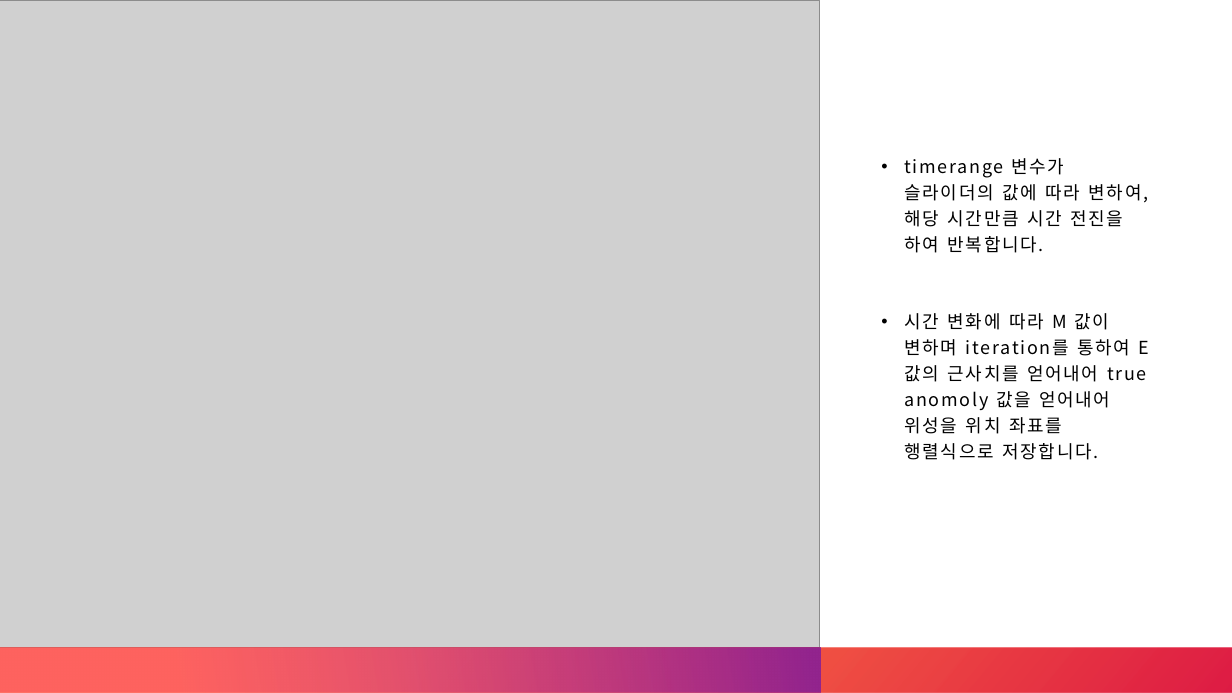
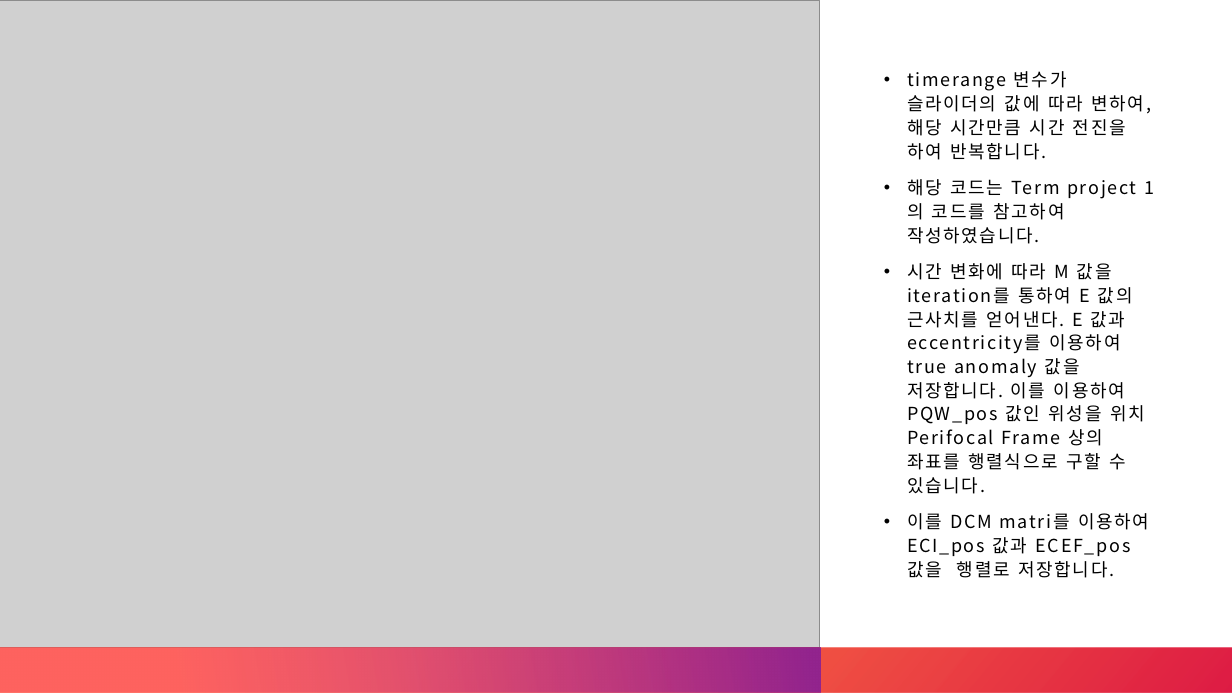
Before and after one commit to jinjiins/Lee_Seungjin_21011323, a slide deck: slide 3 of Astronamics이승진(21011323).pptx. Drawn at 1232x693 pixels with LibreOffice and Linux fonts; fonts in the diff are those of the drawing; grey boxes stand for pictures. Boxes give left, top, right and bottom in pixels: in the first picture for what was removed or moved away, otherwise in the second. Text is boxed around its words. In the diff, an @@ line names an element or a change of style, - is before the commit and + after.

```diff
--- a/Astronamics이승진(21011323).pptx
+++ b/Astronamics이승진(21011323).pptx
@@ text "timerange 변수가 슬라이더의 값에 따라 ...": place and size @@
-text "timerange 변수가 슬라이더의 값에 따라 ..." at bbox=[904, 158, 1150, 460]
+text "timerange 변수가 슬라이더의 값에 따라 ..." at bbox=[907, 71, 1149, 578]
@@ text at bbox=[907, 71, 1144, 160]: line spacing 1.2 to 1.1 @@
@@ text at bbox=[907, 179, 1149, 578]: text changed @@
-• 시간 변화에 따라 M 값이 변하며 iteration를 통하여 E 값의 근사치를 얻어내어 true anomoly 값을 얻어내어 위성을 위치 좌표를 행렬식으로 저장합니다.
+• 해당 코드는 Term project 1의 코드를 참고하여 작성하였습니다.
+• 시간 변화에 따라 M 값을 iteration를 통하여 E 값의 근사치를 얻어낸다. E 값과 eccentricity를 이용하여 true anomaly 값을 저장합니다. 이를 이용하여 PQW_pos 값인 위성을 위치 Perifocal Frame 상의 좌표를 행렬식으로 구할 수 있습니다.
+• 이를 DCM matri를 이용하여 ECI_pos 값과 ECEF_pos 값을 행렬로 저장합니다.
```
Also in this commit, not shown: 3 other slides changed, 2 other files.
